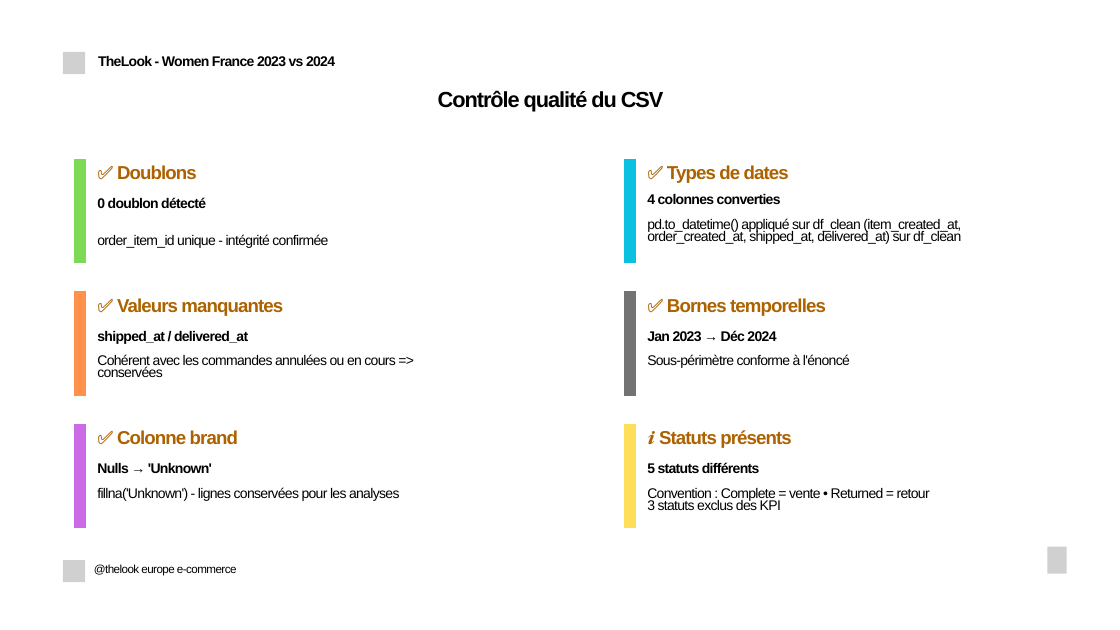
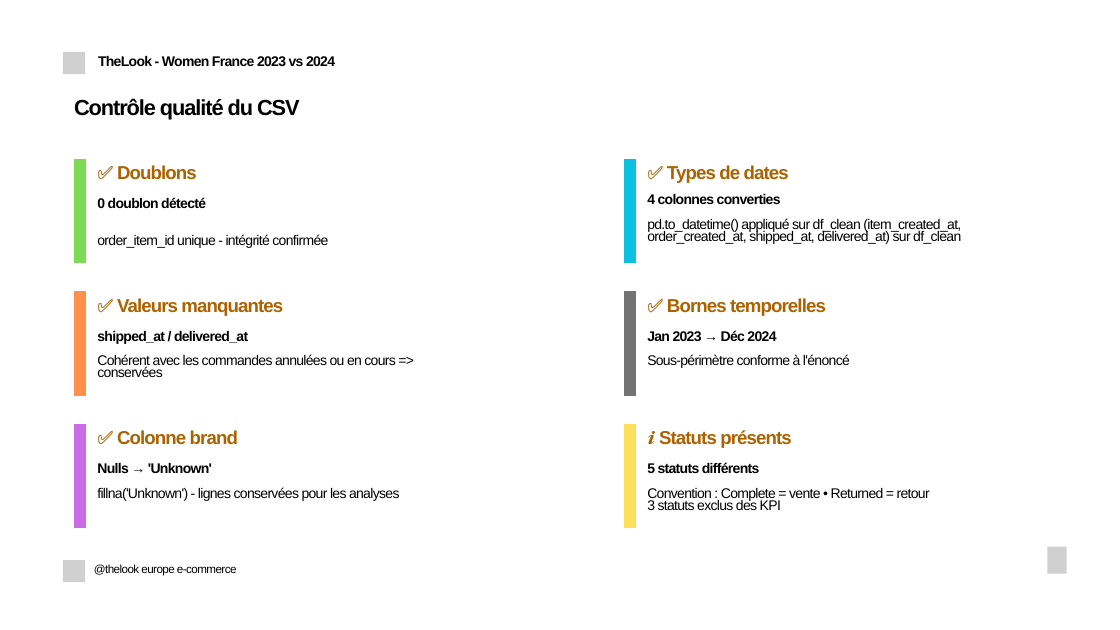
Before and after one commit to fko-data-sport/thelook-da-projet, a slide deck: slide 6 of slides/soutenance_20min.pptx. Drawn at 1120x630 pixels with LibreOffice and Linux fonts; fonts in the diff are those of the drawing; grey boxes stand for pictures. Boxes give left, top, right and bottom in pixels: in the first picture for what was removed or moved away, otherwise in the second. Text is boxed around its words. In the diff, an @@ line names an element or a change of style, - is before the commit and + after.

```diff
--- a/slides/soutenance_20min.pptx
+++ b/slides/soutenance_20min.pptx
@@ text "Contrôle qualité du CSV": place and size @@
-text "Contrôle qualité du CSV" at <box>438,90,664,111</box>
+text "Contrôle qualité du CSV" at <box>74,98,300,120</box>
```
Also in this commit, not shown: 7 other slides changed.
